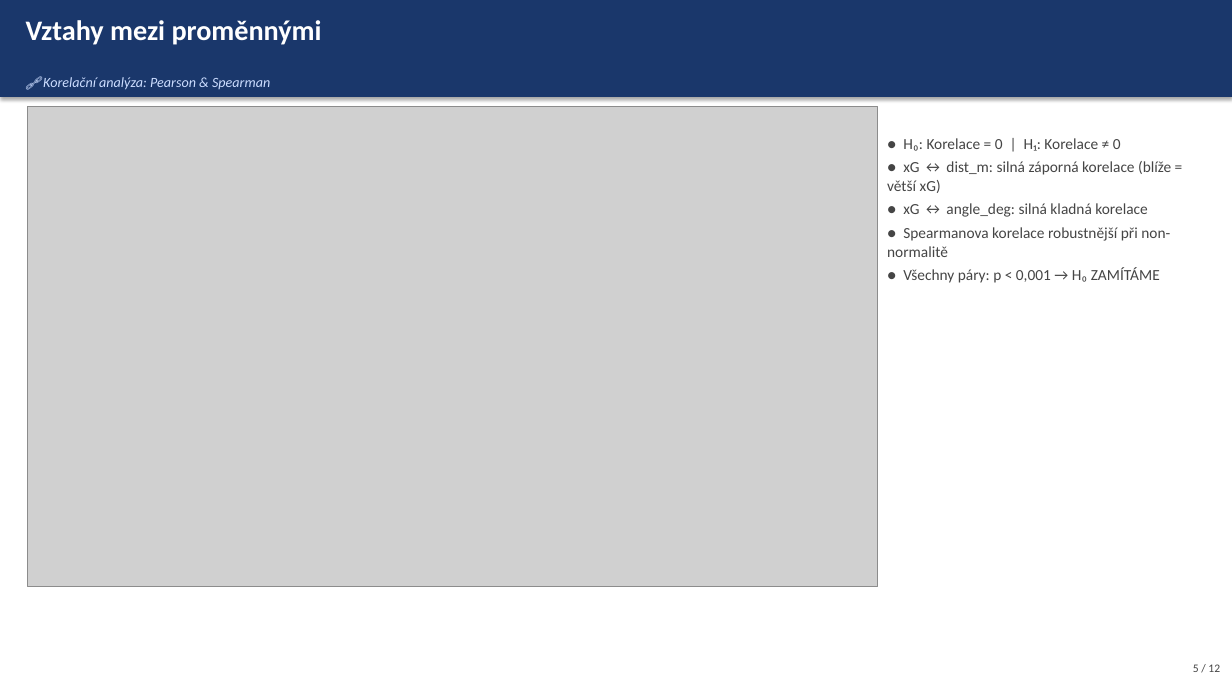
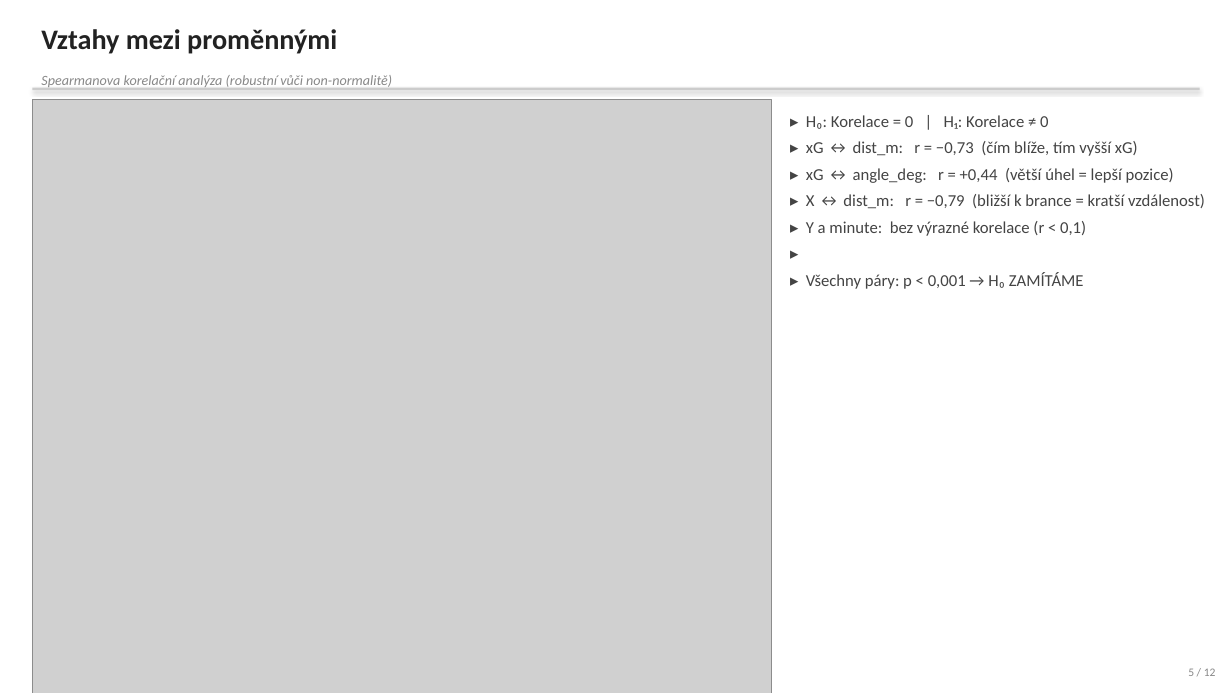
Before and after one commit to jkrejcikova/VMM_project_02, a slide deck: slide 5 of prezentace/prezentace_strelecka_uspesnost.pptx. Drawn at 1232x693 pixels with LibreOffice and Linux fonts; fonts in the diff are those of the drawing; grey boxes stand for pictures. Boxes give left, top, right and bottom in pixels: in the first picture for what was removed or moved away, otherwise in the second. Text is boxed around its words. In the diff, an @@ line names an element or a change of style, - is before the commit and + after.

Commit message:
Oprava grafiku a prezentace dle zpetne vazby
Grafy:
- Hřiště (01, 06b): bile pozadi #FFFFFF, seda cara #b0b0b0/lw=1.2
- Body strel: goal=#d62728, no-goal=#1f77b4, alpha=0.35, s=8
- Korelace (03): pouze jedna velka Spearmanova heatmapa, vetsi font
- Normalita (02): pouze 1x2 (histogram + Q-Q pro dist_m)
- Biplot (05b): zkracene sipky scale=3.0, text nependi pres okraj
- Forest plot (07b): logaritmicka osa X (xG nesmrska ostatni)

Prezentace:
- Vsechny slidy: ciste BILE pozadi #FFFFFF
- Zahlavi: cerny tucny text + tenka seda linka (zadny barevny pruh)
- Texty: tmave seda #222222, ramecky hypotez s jemnym ohranicenim
- Obrazky: pouze width=Inches(x), bez pevne vysky (zadna deformace)

```diff
--- a/prezentace/prezentace_strelecka_uspesnost.pptx
+++ b/prezentace/prezentace_strelecka_uspesnost.pptx
@@ text "Vztahy mezi proměnnými": place and size @@
-text "Vztahy mezi proměnnými" at bbox=[26, 20, 322, 45]
+text "Vztahy mezi proměnnými" at bbox=[41, 29, 337, 54]
@@ text "Vztahy mezi proměnnými" at bbox=[41, 29, 337, 54]: text colour #FFFFFF to #222222 @@
@@ rectangle: place and size @@
-rectangle at bbox=[0, 0, 1232, 97]
+rectangle at bbox=[32, 88, 1200, 91]
@@ rectangle at bbox=[32, 88, 1200, 91]: fill #1A376B to #CCCCCC @@
@@ text at bbox=[41, 75, 392, 89]: text changed; text colour #CCDDFF to #888888 @@
-🔗 Korelační analýza: Pearson & Spearman
+Spearmanova korelační analýza (robustní vůči non-normalitě)
@@ picture: place and size @@
-picture at bbox=[28, 106, 878, 587]
+picture at bbox=[32, 100, 772, 693]
@@ text at bbox=[806, 115, 1205, 289]: text changed; size 12 to 13 pt; text colour #454545 to #444444 @@
-● H₀: Korelace = 0 | H₁: Korelace ≠ 0
-● xG ↔ dist_m: silná záporná korelace (blíže = větší xG)
-● xG ↔ angle_deg: silná kladná korelace
-● Spearmanova korelace robustnější při non-normalitě
-● Všechny páry: p < 0,001 → H₀ ZAMÍTÁME
+▸ H₀: Korelace = 0 | H₁: Korelace ≠ 0
+▸ xG ↔ dist_m: r = −0,73 (čím blíže, tím vyšší xG)
+▸ xG ↔ angle_deg: r = +0,44 (větší úhel = lepší pozice)
+▸ X ↔ dist_m: r = −0,79 (bližší k brance = kratší vzdálenost)
+▸ Y a minute: bez výrazné korelace (r < 0,1)
+▸
+▸ Všechny páry: p < 0,001 → H₀ ZAMÍTÁME
@@ text "5 / 12" at bbox=[1188, 668, 1216, 676]: text colour #454545 to #888888 @@
```
Also in this commit, not shown: 11 other slides changed, 8 other files.
